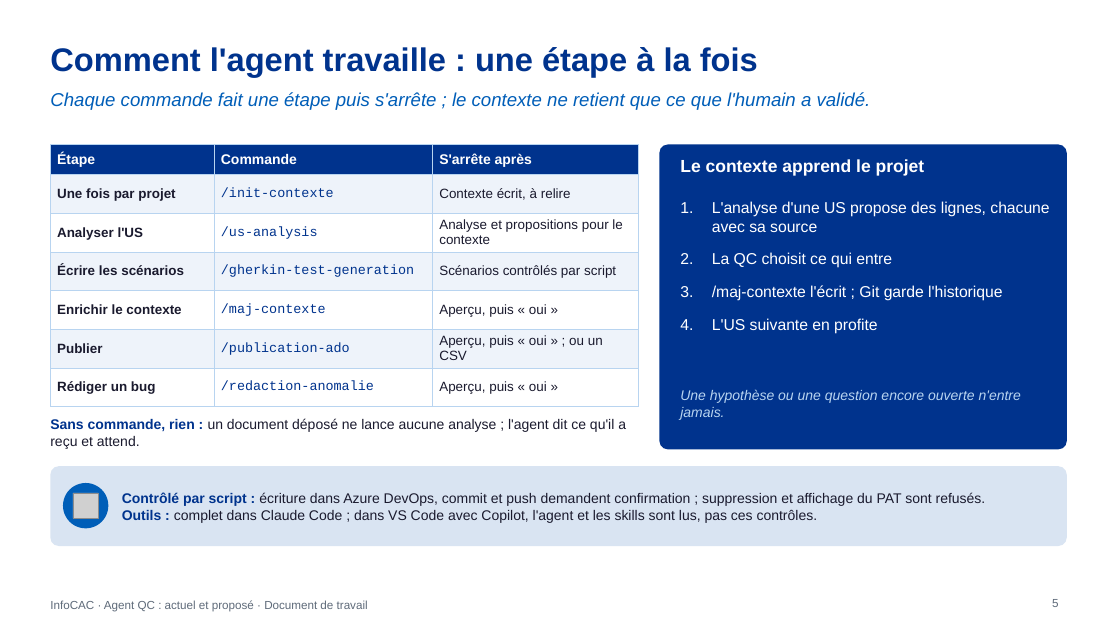
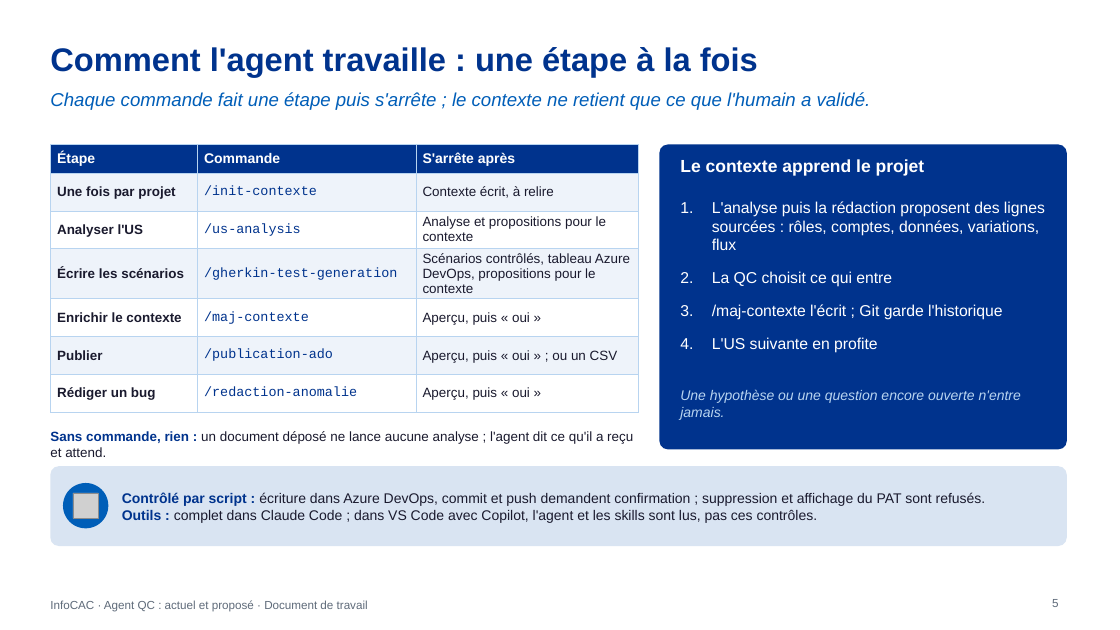
Before and after one commit to DauraRady/Travaux-QA, a slide deck: slide 5 of doc/Agent-QC-actuel-vs-propose.pptx. Drawn at 1120x630 pixels with LibreOffice and Linux fonts; fonts in the diff are those of the drawing; grey boxes stand for pictures. Boxes give left, top, right and bottom in pixels: in the first picture for what was removed or moved away, otherwise in the second. Text is boxed around its words. In the diff, an @@ line names an element or a change of style, - is before the commit and + after.

Commit message:
Présentations, comparatif et mail mis à jour avec le lancement du 27/10

```diff
--- a/doc/Agent-QC-actuel-vs-propose.pptx
+++ b/doc/Agent-QC-actuel-vs-propose.pptx
@@ table at (x1=50, y1=145, x2=639, y2=404) @@
-row 4, column 3: Scénarios contrôlés par script
+row 4, column 3: Scénarios contrôlés, tableau Azure DevOps, propositions pour le contexte
@@ text at (x1=712, y1=201, x2=1045, y2=250): text changed @@
-1. L'analyse d'une US propose des lignes, chacune avec sa source
+1. L'analyse puis la rédaction proposent des lignes sourcées : rôles, comptes, données, variations, flux
@@ text "Sans commande, rien : un ..." moved from (x1=50, y1=418, x2=626, y2=449) to (x1=50, y1=431, x2=633, y2=457) @@
@@ text "Sans commande, rien : un ..." at (x1=50, y1=431, x2=633, y2=457): size 12 to 11.5 pt @@
```
Also in this commit, not shown: 3 other slides changed, 5 other files.
